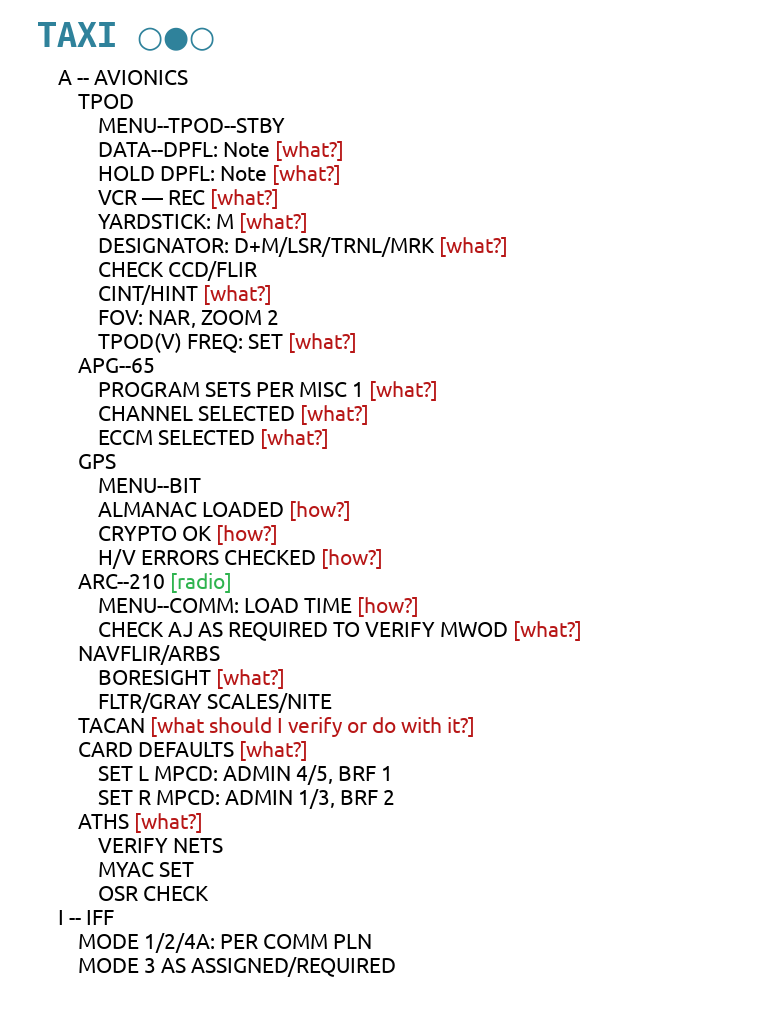
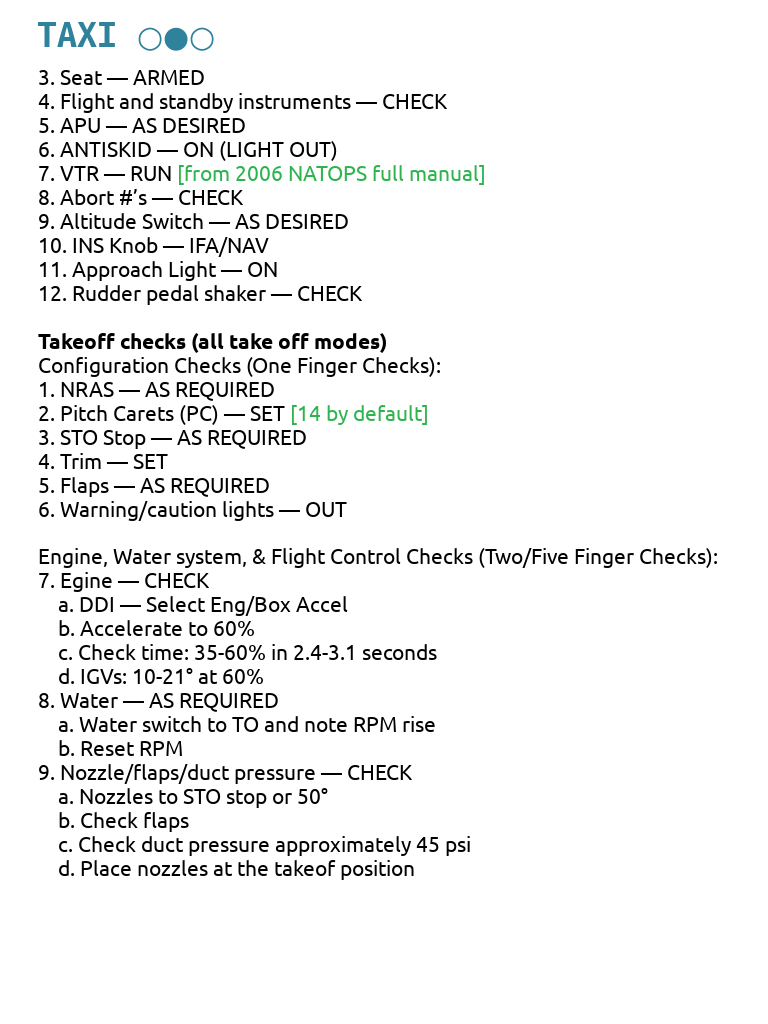
Layer changes from the first 768×1024 image to the second:
renamed "A -- AVIONICS ..." to "3. Seat — ARMED ...", painted on it over 38, 70, 717, 977
